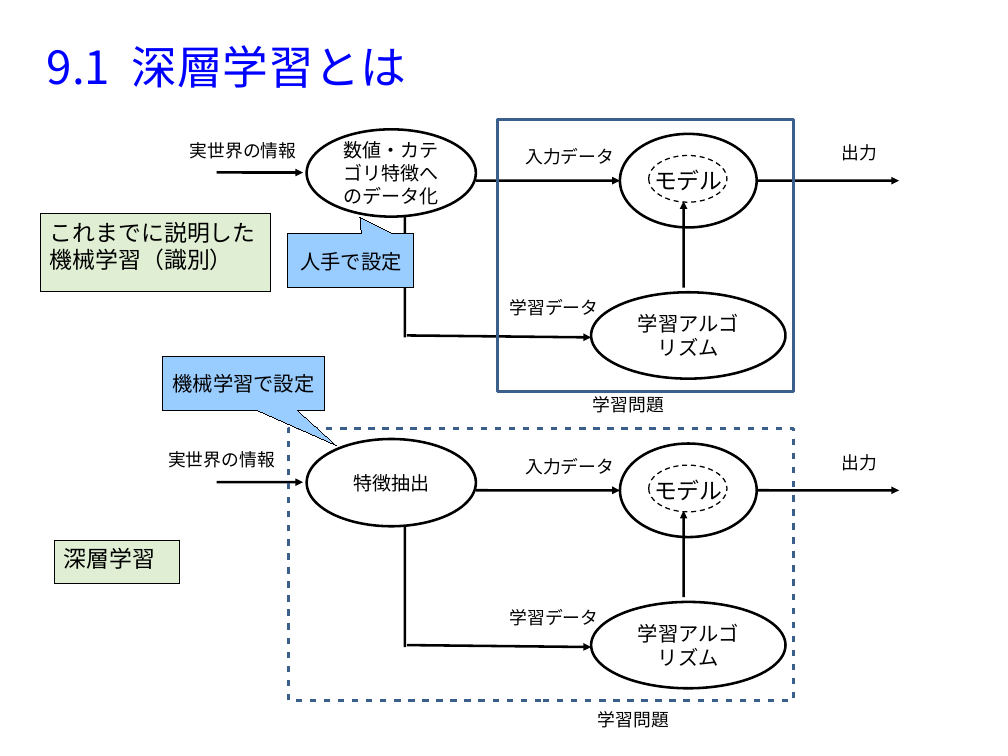
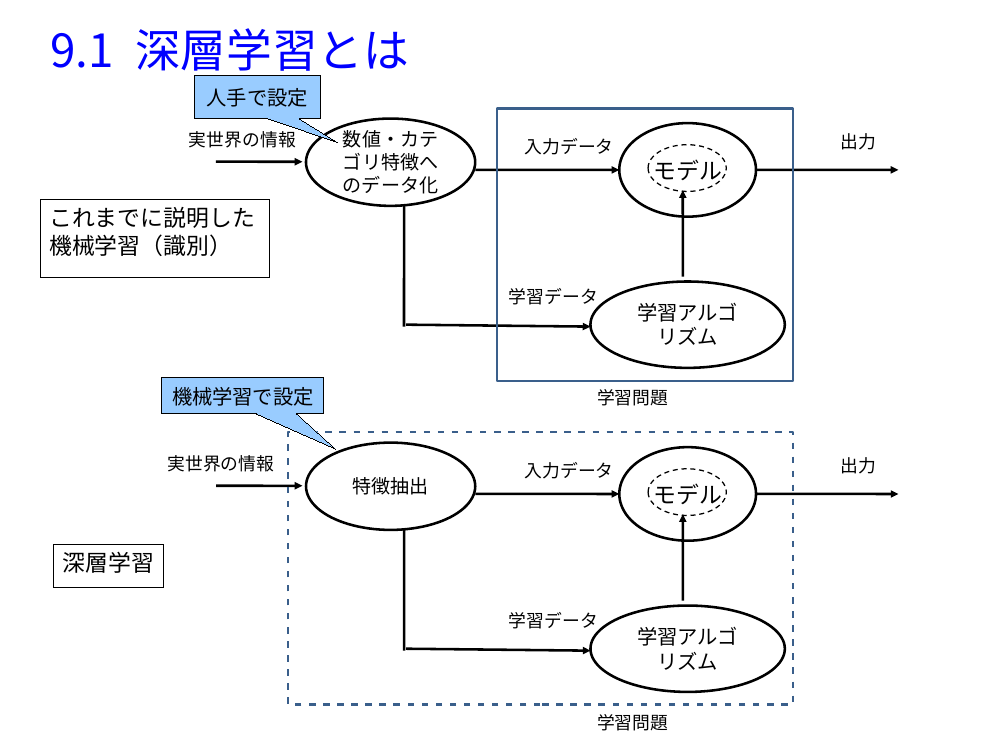
Before and after one commit to MasahiroAraki/MachineLearning, a slide deck: slide 3 of slides/chap09.odp (slide 2 before the commit). Drawn at 1008x756 pixels with LibreOffice and Linux fonts; fonts in the diff are those of the drawing. Boxes give left, top, right and bottom in pixels: in the first picture for what was removed or moved away, otherwise in the second. Text is boxed around its words. In the diff, an @@ line names an element or a change of style, - is before the commit and + after.

```diff
--- a/slides/chap09.odp
+++ b/slides/chap09.odp
@@ title "9.1 深層学習とは" rewrapped from box(47, 45, 405, 88) to box(50, 28, 409, 79) @@
@@ speech box "人手で設定" at box(195, 76, 321, 119): proportions changed @@
@@ speech box "人手で設定": place and size @@
-speech box "人手で設定" at box(288, 234, 414, 288)
+speech box "人手で設定" at box(195, 76, 321, 119)
@@ 5 arrows, 4 ellipses, 4 texts, 1 line, 1 rectangle: place and size @@
-5 arrows, 4 ellipses, 4 texts, 1 line, 1 rectangle at box(190, 120, 899, 392)
+5 arrows, 4 ellipses, 4 texts, 1 line, 1 rectangle at box(189, 109, 899, 381)
@@ rectangle "これまでに説明した": place and size @@
-rectangle "これまでに説明した" at box(41, 214, 271, 292)
+rectangle "これまでに説明した" at box(40, 199, 270, 277)
@@ rectangle "これまでに説明した" at box(40, 199, 270, 277): fill #E0EFD4 to none @@
@@ speech box "機械学習で設定": place and size @@
-speech box "機械学習で設定" at box(163, 357, 325, 411)
+speech box "機械学習で設定" at box(162, 378, 324, 413)
@@ speech box "機械学習で設定" at box(162, 378, 324, 413): proportions changed @@
@@ text "学習問題" rewrapped from box(593, 392, 664, 413) to box(597, 389, 668, 406) @@
@@ 5 arrows, 4 ellipses, 2 texts, 1 rectangle, 1 line: place and size @@
-5 arrows, 4 ellipses, 2 texts, 1 rectangle, 1 line at box(168, 428, 899, 701)
+5 arrows, 4 ellipses, 2 texts, 1 rectangle, 1 line at box(167, 432, 899, 704)
@@ rectangle "深層学習" at box(54, 544, 164, 587): fill #E0EFD4 to none @@
@@ rectangle "深層学習": place and size @@
-rectangle "深層学習" at box(55, 541, 180, 584)
+rectangle "深層学習" at box(54, 544, 164, 587)
```
Also in this commit, not shown: 15 other slides changed, 10 slides added, 11 slides removed, 30 other files.
